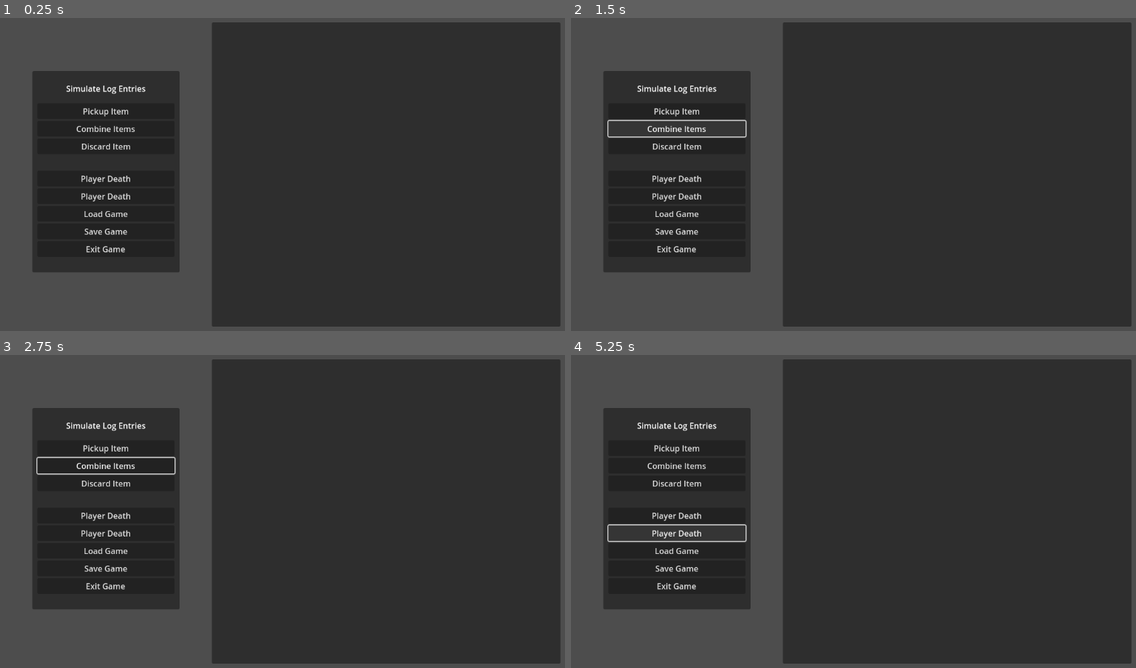
Above: before the commit, frames 1-4 (two rows, left to right).
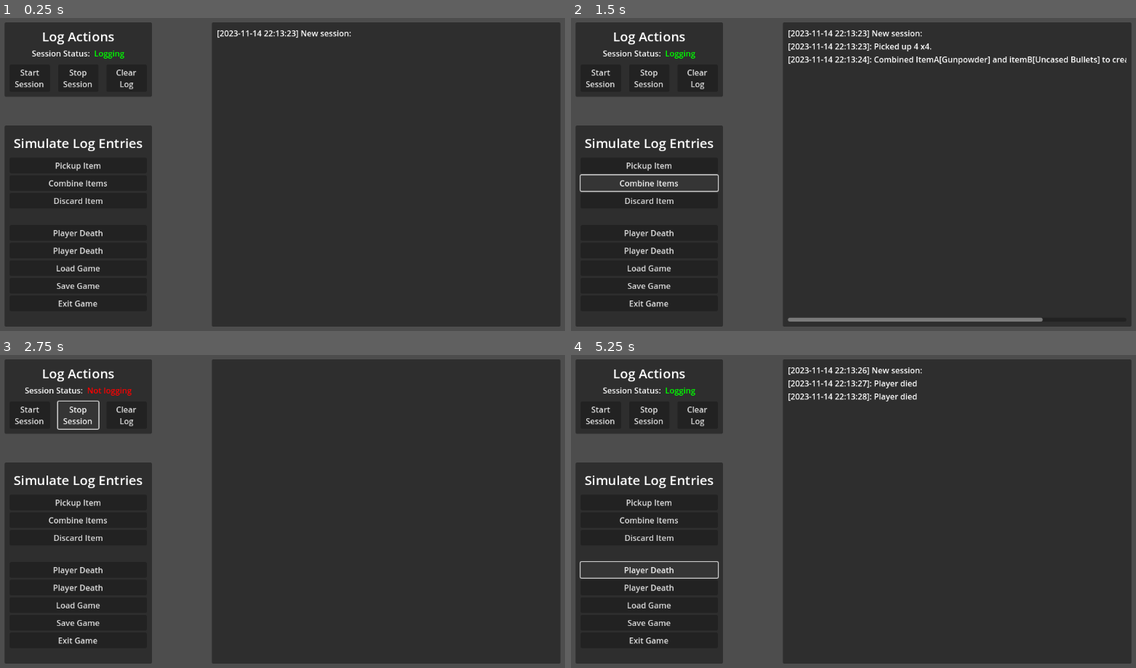
Above: after the commit, the same moments.

Repository: Burloe/GoLogger
Game: Godot game, scene res://main.tscn
The game is run twice, just before and just after one commit, with the same random seed, the same clock (stepped at 60 frames per second) and the same inputs. Before the commit the project has no main scene; this scene is started directly in both runs.
Inputs (mouse positions are in pixels of both pictures, inside the frame that each line leads up to):
- Up to frame 1 (0.25 s): no input
- Up to frame 2 (1.5 s): click "Pickup Item" at 0.5 s; click "Combine Items" at 1.25 s
- Up to frame 3 (2.75 s): click (79, 414) at 2 s, where only the run after the commit has a clickable "Stop Session"
- Up to frame 4 (5.25 s): click "Discard Item" at 2.75 s; click (695, 414) at 3.5 s, where only the run after the commit has a clickable "Clear Log"; click "Player Death" at 4.25 s; click "Player Death" at 5 s

The runs differ from the first frame. In frame 1, 18% of the frame differs, in the area x 0-63%, y 1-99%; in frame 2, 19%, in the area x 0-99%, y 1-99%; in frame 3, 18%; in frame 4, 18%.

Commit message:
Version 1.0

Diff:
--- a/GameLog/GameLog.gd
+++ b/GameLog/GameLog.gd
@@ -1,45 +1,59 @@
 extends Node
 class_name GameLog
 
-## Class that logs events into a single source which can be used for testing and debugging.
+## Static class that logs events into a single source which can be used for testing and debugging.
 ##
 ## This was created because the output prints are quickly becoming unmanageable and thus, it's better to have a separate log file that I can examine IF an error occurs with something I don't need to be reported everytime I run the game.
 
-const FILE = "res://SCRIPTS/GameLog/game.log"
-const PRODUCTION_FILE = "user://log/game.log"
+const DEVFILE = "res://GameLog/game.log"
+const FILE = "user://log/game.log"
 
 ## Initializes the logging of game events. Called by SaveManager in the _ready() function or after [param clear_log()] is completed.
 static func start_session() -> void:
 	# Opening a file with WRITE will clear it of previous contents.
-	var _f = FileAccess.open(FILE, FileAccess.WRITE)
-	_f.store_line(
-		str(
-			#? Add game version, steam user data and other telemetries
-			"[", Time.get_datetime_string_from_system(true, true), "] New session:"
-			)
-		)
+	var _f = FileAccess.open(DEVFILE if Global.log_on_dev else FILE, FileAccess.WRITE)
+	_f.store_line(str("[", Time.get_datetime_string_from_system(true, true), "] New session:"))
+	Global.log_session = true
+	Global.session_toggle.emit(Global.log_session)
+
+
+static func stop_session() -> void:
+	if FileAccess.file_exists(DEVFILE if Global.log_on_dev else FILE):
+		if Global.log_session:
+			var _file = FileAccess.open(DEVFILE if Global.log_on_dev else FILE, FileAccess.READ)
+			var _content = _file.get_as_text()
+			_file.close()
+
+			var _f = FileAccess.open(DEVFILE if Global.log_on_dev else FILE, FileAccess.WRITE)
+			var _date : String = str("[", Time.get_datetime_string_from_system(true, true), "] Stopped session.")
+			Global.log_session = false
+			Global.session_toggle.emit(Global.log_session)
+
 
 ## Stores a log entry into the [code]gamelog.txt[/code] file. By default, the system will log the date and time on each log entry. Optionally, this can be prevented by calling function with 'false'.
 static func log(entry : String, include_date_time : bool = true) -> void:
-	if FileAccess.file_exists(FILE):
-		# Store the old contents
-		var _file = FileAccess.open(FILE, FileAccess.READ)
-		var _content = _file.get_as_text()
-		_file.close()
+	if FileAccess.file_exists(DEVFILE if Global.log_on_dev else FILE):
+		if Global.log_session:
+			# Store the old contents
+			var _file = FileAccess.open(DEVFILE if Global.log_on_dev else FILE, FileAccess.READ)
+			var _content = _file.get_as_text()
+			_file.close()
 
-		# Add the new entry
-		var _f = FileAccess.open(FILE, FileAccess.WRITE)
-		var _date : String = str("\t[", Time.get_datetime_string_from_system( true, true), "]: ")
-		_f.store_line(str(_content, _date if include_date_time else ": ", entry))
-		_f.close()
+			# Add the new entry
+			var _f = FileAccess.open(DEVFILE if Global.log_on_dev else FILE, FileAccess.WRITE)
+			var _date : String = str("\t[", Time.get_datetime_string_from_system( true, true), "]: ")
+			_f.store_line(str(_content, _date if include_date_time else ": ", entry))
+			_f.close()
 
 	else: # File doesn't exist > Create new one
-		var _file = FileAccess.open(FILE, FileAccess.WRITE)
-		var _date : String = str("\t[", Time.get_datetime_string_from_system( true, true), "]: ")
-		_file.store_line(str("New log started [", Time.get_datetime_string_from_system( true, true), "]\n\t[", Time.get_datetime_string_from_system( true, true), "]: "))
+		if Global.log_session:
+			var _file = FileAccess.open(DEVFILE if Global.log_on_dev else FILE, FileAccess.WRITE)
+			var _date : String = str("\t[", Time.get_datetime_string_from_system( true, true), "]: ")
+			_file.store_line(str("New log started [", Time.get_datetime_string_from_system( true, true), "]\n\t[", Time.get_datetime_string_from_system( true, true), "]: "))
+
 
 ## Clears session and starts a new one.
 static func clear_session() -> void:
-	var _f = FileAccess.open(FILE, FileAccess.WRITE)
+	var _f = FileAccess.open(DEVFILE if Global.log_on_dev else FILE, FileAccess.WRITE)
 	_f.close()
 	start_session()
--- a/Global.gd
+++ b/Global.gd
@@ -1 +1,8 @@
 extends Node
+
+signal session_toggle(status : bool)
+var log_session = false
+var log_on_dev = true
+
+func _ready() -> void:
+	GameLog.start_session()
--- a/main.gd
+++ b/main.gd
@@ -1 +1,68 @@
 extends Control
+
+## Disregard this script. Only exists to facilitate the showcase simulations.
+@onready var label: Label = $LogContents/MarginContainer/ScrollContainer/Label
+@onready var session_status_lbl: RichTextLabel = %SessionStatusLbl
+
+var rng := RandomNumberGenerator.new()
+const FILE = "res://GameLog/game.log"
+
+
+func _ready() -> void:
+	randomize()
+	Global.session_toggle.connect(_on_session_toggle)
+	for c in $VBoxContainer/Simulations/MarginContainer/VBoxContainer.get_children():
+		if c is Button:
+			c.button_up.connect(_on_button_up.bind(c))
+	for c in $VBoxContainer/LogActions/MarginContainer/VBoxContainer/HBoxContainer.get_children():
+		if c is Button:
+			c.button_up.connect(_on_session_button_up.bind(c))
+
+	var _file = FileAccess.open(FILE, FileAccess.READ)
+	var _content = _file.get_as_text()
+	label.text = _content
+	if Global.log_session: session_status_lbl.text = "[center]Session Status: [color=green] Logging"
+	else: session_status_lbl.text = "[center]Session Status: [color=red] Not logging"
+
+func _on_session_toggle(toggle : bool):
+	if toggle: session_status_lbl.text = "[center]Session Status: [color=green] Logging"
+	else: session_status_lbl.text = "[center]Session Status: [color=red] Not logging"
+
+
+func _on_session_button_up(btn : Button):
+	match btn.get_name():
+		"Start": GameLog.start_session()
+		"Stop": GameLog.stop_session()
+		"Clear": GameLog.clear_session()
+	var _file = FileAccess.open(FILE, FileAccess.READ)
+	var _content = _file.get_as_text()
+	label.text = _content
+
+func _on_button_up(btn : Button):
+	var items : Array[String] = [
+		"Pipe",
+		"Handgun",
+		"Gunpowder",
+		"Uncased Bullets"
+	]
+	match btn.get_name():
+		"Pickup":
+			GameLog.log(str("Picked up ", rng.randi_range(0, items.size()), " x", rng.randi_range(1, 6), "."))
+		"Combine":
+			GameLog.log(str("Combined ItemA[Gunpowder] and itemB[Uncased Bullets] to create item[Handgun Ammo] x3."))
+		"Discard":
+			GameLog.log(str("Discarded [", items[randi_range(0, items.size())], "] x", randi_range(1, 6), "."))
+		"Death":
+			GameLog.log("Player died")
+		"Respawn":
+			GameLog.log(str("Player respawned @", Vector2(randi_range(0, 512), randi_range(0, 512)), "."))
+		"Load":
+			GameLog.log(str("Loaded GameSave#1 on Slot#", randi_range(1, 3), "."))
+		"Save":
+			GameLog.log(str("Saved GameSave#1 on Slot#", randi_range(1, 3), "."))
+		"Exit":
+			GameLog.log("Exited game, closing session.")
+
+	var _file = FileAccess.open(FILE, FileAccess.READ)
+	var _content = _file.get_as_text()
+	label.text = _content
--- a/main.tscn
+++ b/main.tscn
@@ -1,4 +1,12 @@
-[gd_scene format=3 uid="uid://1n60rnfdej0p"]
+[gd_scene load_steps=4 format=3 uid="uid://1n60rnfdej0p"]
+
+[ext_resource type="Script" path="res://main.gd" id="1_ewgn3"]
+
+[sub_resource type="LabelSettings" id="LabelSettings_fegtk"]
+font_size = 26
+
+[sub_resource type="LabelSettings" id="LabelSettings_8wl4e"]
+font_size = 26
 
 [node name="Main" type="Control"]
 layout_mode = 3
@@ -7,15 +15,24 @@
 anchor_bottom = 1.0
 grow_horizontal = 2
 grow_vertical = 2
+script = ExtResource("1_ewgn3")
+metadata/_edit_horizontal_guides_ = [628.0, 23.0]
+metadata/_edit_vertical_guides_ = [25.0, 317.0]
 
-[node name="Simulations" type="Panel" parent="."]
+[node name="VBoxContainer" type="VBoxContainer" parent="."]
 layout_mode = 0
-offset_left = 80.0
-offset_top = 120.0
-offset_right = 372.0
-offset_bottom = 520.0
+offset_left = 25.0
+offset_top = 23.0
+offset_right = 317.0
+offset_bottom = 628.0
+theme_override_constants/separation = 57
 
-[node name="MarginContainer" type="MarginContainer" parent="Simulations"]
+[node name="LogActions" type="Panel" parent="VBoxContainer"]
+custom_minimum_size = Vector2(268, 148)
+layout_mode = 2
+
+[node name="MarginContainer" type="MarginContainer" parent="VBoxContainer/LogActions"]
+custom_minimum_size = Vector2(268, 148)
 layout_mode = 1
 anchors_preset = 15
 anchor_right = 1.0
@@ -27,49 +44,107 @@
 theme_override_constants/margin_right = 10
 theme_override_constants/margin_bottom = 10
 
-[node name="VBoxContainer" type="VBoxContainer" parent="Simulations/MarginContainer"]
+[node name="VBoxContainer" type="VBoxContainer" parent="VBoxContainer/LogActions/MarginContainer"]
 layout_mode = 2
 
-[node name="Title" type="Label" parent="Simulations/MarginContainer/VBoxContainer"]
+[node name="Label" type="Label" parent="VBoxContainer/LogActions/MarginContainer/VBoxContainer"]
+layout_mode = 2
+text = "Log Actions
+"
+label_settings = SubResource("LabelSettings_fegtk")
+horizontal_alignment = 1
+
+[node name="SessionStatusLbl" type="RichTextLabel" parent="VBoxContainer/LogActions/MarginContainer/VBoxContainer"]
+unique_name_in_owner = true
+custom_minimum_size = Vector2(0, 30)
+layout_mode = 2
+bbcode_enabled = true
+text = "[center]Session Status: [color=green] Logging"
+scroll_active = false
+
+[node name="HBoxContainer" type="HBoxContainer" parent="VBoxContainer/LogActions/MarginContainer/VBoxContainer"]
+layout_mode = 2
+theme_override_constants/separation = 16
+
+[node name="Start" type="Button" parent="VBoxContainer/LogActions/MarginContainer/VBoxContainer/HBoxContainer"]
+custom_minimum_size = Vector2(80, 0)
+layout_mode = 2
+text = "Start
+Session"
+
+[node name="Stop" type="Button" parent="VBoxContainer/LogActions/MarginContainer/VBoxContainer/HBoxContainer"]
+custom_minimum_size = Vector2(80, 0)
+layout_mode = 2
+text = "Stop
+Session"
+
+[node name="Clear" type="Button" parent="VBoxContainer/LogActions/MarginContainer/VBoxContainer/HBoxContainer"]
+custom_minimum_size = Vector2(80, 0)
+layout_mode = 2
+text = "Clear
+Log"
+
+[node name="Simulations" type="Panel" parent="VBoxContainer"]
+custom_minimum_size = Vector2(292, 400)
+layout_mode = 2
+
+[node name="MarginContainer" type="MarginContainer" parent="VBoxContainer/Simulations"]
+custom_minimum_size = Vector2(292, 400)
+layout_mode = 1
+anchors_preset = 15
+anchor_right = 1.0
+anchor_bottom = 1.0
+grow_horizontal = 2
+grow_vertical = 2
+theme_override_constants/margin_left = 10
+theme_override_constants/margin_top = 10
+theme_override_constants/margin_right = 10
+theme_override_constants/margin_bottom = 10
+
+[node name="VBoxContainer" type="VBoxContainer" parent="VBoxContainer/Simulations/MarginContainer"]
+layout_mode = 2
+
+[node name="Title" type="Label" parent="VBoxContainer/Simulations/MarginContainer/VBoxContainer"]
 custom_minimum_size = Vector2(0, 50)
 layout_mode = 2
 text = "Simulate Log Entries"
+label_settings = SubResource("LabelSettings_8wl4e")
 horizontal_alignment = 1
 vertical_alignment = 1
 
-[node name="Pickup" type="Button" parent="Simulations/MarginContainer/VBoxContainer"]
+[node name="Pickup" type="Button" parent="VBoxContainer/Simulations/MarginContainer/VBoxContainer"]
 layout_mode = 2
 text = "Pickup Item"
 
-[node name="Combine" type="Button" parent="Simulations/MarginContainer/VBoxContainer"]
+[node name="Combine" type="Button" parent="VBoxContainer/Simulations/MarginContainer/VBoxContainer"]
 layout_mode = 2
 text = "Combine Items"
 
-[node name="Discard" type="Button" parent="Simulations/MarginContainer/VBoxContainer"]
+[node name="Discard" type="Button" parent="VBoxContainer/Simulations/MarginContainer/VBoxContainer"]
 layout_mode = 2
 text = "Discard Item"
 
-[node name="Spacer" type="Control" parent="Simulations/MarginContainer/VBoxContainer"]
+[node name="Spacer" type="Control" parent="VBoxContainer/Simulations/MarginContainer/VBoxContainer"]
 custom_minimum_size = Vector2(0, 25)
 layout_mode = 2
 
-[node name="Death" type="Button" parent="Simulations/MarginContainer/VBoxContainer"]
+[node name="Death" type="Button" parent="VBoxContainer/Simulations/MarginContainer/VBoxContainer"]
 layout_mode = 2
 text = "Player Death"
 
-[node name="Respawn" type="Button" parent="Simulations/MarginContainer/VBoxContainer"]
+[node name="Respawn" type="Button" parent="VBoxContainer/Simulations/MarginContainer/VBoxContainer"]
 layout_mode = 2
 text = "Player Death"
 
-[node name="Load" type="Button" parent="Simulations/MarginContainer/VBoxContainer"]
+[node name="Load" type="Button" parent="VBoxContainer/Simulations/MarginContainer/VBoxContainer"]
 layout_mode = 2
 text = "Load Game"
 
-[node name="Save" type="Button" parent="Simulations/MarginContainer/VBoxContainer"]
+[node name="Save" type="Button" parent="VBoxContainer/Simulations/MarginContainer/VBoxContainer"]
 layout_mode = 2
 text = "Save Game"
 
-[node name="Exit" type="Button" parent="Simulations/MarginContainer/VBoxContainer"]
+[node name="Exit" type="Button" parent="VBoxContainer/Simulations/MarginContainer/VBoxContainer"]
 layout_mode = 2
 text = "Exit Game"
 
@@ -92,15 +167,9 @@
 theme_override_constants/margin_right = 10
 theme_override_constants/margin_bottom = 10
 
-[node name="HBoxContainer" type="HBoxContainer" parent="LogContents/MarginContainer"]
+[node name="ScrollContainer" type="ScrollContainer" parent="LogContents/MarginContainer"]
 layout_mode = 2
 
-[node name="Label" type="Label" parent="LogContents/MarginContainer/HBoxContainer"]
-custom_minimum_size = Vector2(335, 585)
+[node name="Label" type="Label" parent="LogContents/MarginContainer/ScrollContainer"]
+custom_minimum_size = Vector2(671, 585)
 layout_mode = 2
-autowrap_mode = 3
-
-[node name="Label2" type="Label" parent="LogContents/MarginContainer/HBoxContainer"]
-custom_minimum_size = Vector2(331, 585)
-layout_mode = 2
-autowrap_mode = 3
--- a/project.godot
+++ b/project.godot
@@ -11,6 +11,7 @@
 [application]
 
 config/name="LogSystemTutorial"
+run/main_scene="res://main.tscn"
 config/features=PackedStringArray("4.3", "Forward Plus")
 config/icon="res://icon.svg"
 
Not shown, changed: GameLog/game.log
Not shown, changed: README.md
